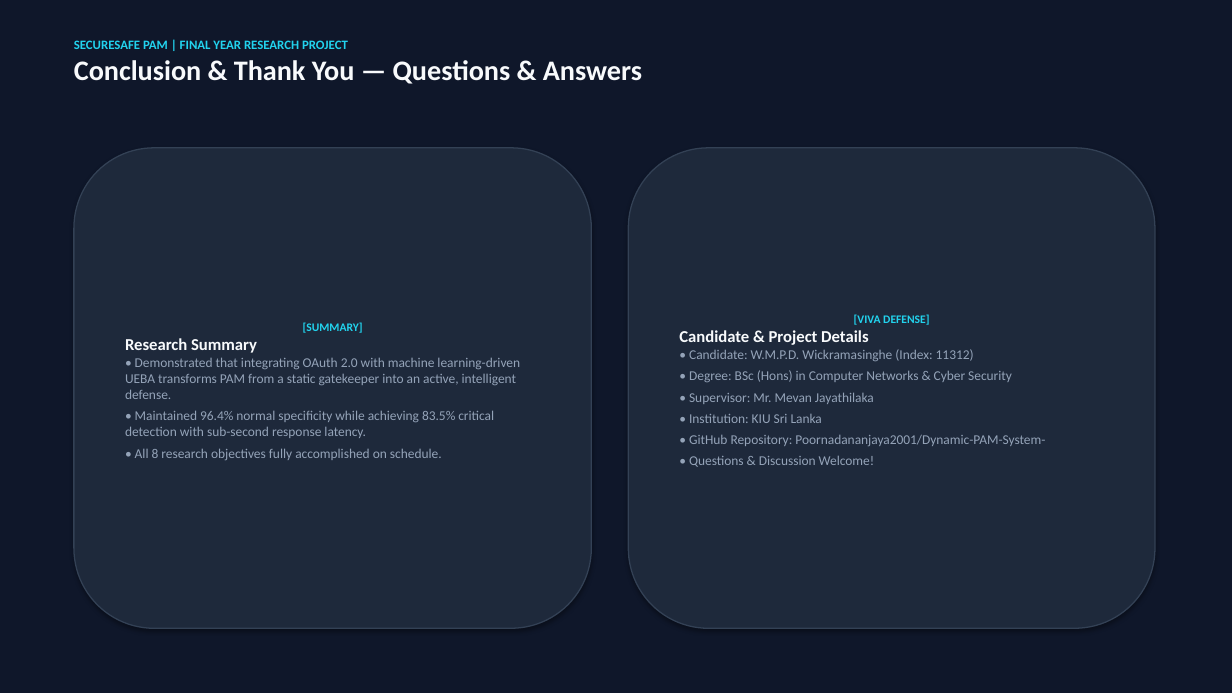
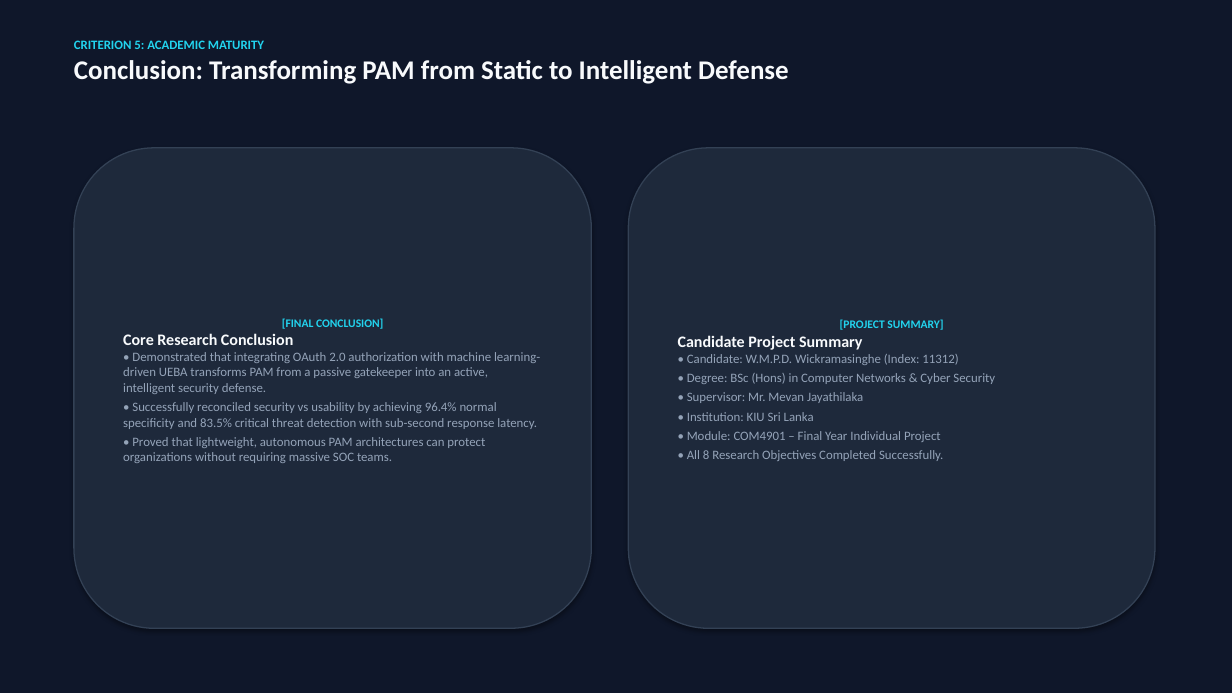
Before and after one commit to Poornadananjaya2001/Dynamic-PAM-System-, a slide deck: slide 25 of PRESENTATION_SLIDES_SECURESAFE_PAM.pptx (slide 20 before the commit). Drawn at 1232x693 pixels with LibreOffice and Linux fonts; fonts in the diff are those of the drawing. Boxes give left, top, right and bottom in pixels: in the first picture for what was removed or moved away, otherwise in the second. Text is boxed around its words. In the diff, an @@ line names an element or a change of style, - is before the commit and + after.

Commit message:
docs: update presentation slide deck (.pptx & .md) to explicitly align with all 5 Viva assessment criteria

```diff
--- a/PRESENTATION_SLIDES_SECURESAFE_PAM.pptx
+++ b/PRESENTATION_SLIDES_SECURESAFE_PAM.pptx
@@ text at (74,40,789,84): text changed; size 10 to 21 pt; text colour #22D3EE to #F8FAFC @@
-SECURESAFE PAM | FINAL YEAR RESEARCH PROJECT
-Conclusion & Thank You — Questions & Answers
+CRITERION 5: ACADEMIC MATURITY
+Conclusion: Transforming PAM from Static to Intelligent Defense
@@ text in rounded rectangle at (123,318,540,463): text changed; size 10.5 to 10 pt @@
-[SUMMARY]
-Research Summary
-• Demonstrated that integrating OAuth 2.0 with machine learning-driven UEBA transforms PAM from a static gatekeeper into an active, intelligent defense.
-• Maintained 96.4% normal specificity while achieving 83.5% critical detection with sub-second response latency.
-• All 8 research objectives fully accomplished on schedule.
+[FINAL CONCLUSION]
+Core Research Conclusion
+• Demonstrated that integrating OAuth 2.0 authorization with machine learning-driven UEBA transforms PAM from a passive gatekeeper into an active, intelligent security defense.
+• Successfully reconciled security vs usability by achieving 96.4% normal specificity and 83.5% critical threat detection with sub-second response latency.
+• Proved that lightweight, autonomous PAM architectures can protect organizations without requiring massive SOC teams.
@@ text in rounded rectangle at (678,319,943,350): text changed; size 13 to 12.5 pt @@
-[VIVA DEFENSE]
-Candidate & Project Details
+[PROJECT SUMMARY]
+Candidate Project Summary
@@ text in rounded rectangle at (687,354,995,421): size 10.5 to 10 pt in "• Candidate: W.M.P.D. Wickramasinghe (Index: 11312)", "• Degree: BSc (Hons) in Computer Networks ...", "• Supervisor: Mr. Mevan Jayathilaka", "• Institution: KIU Sri Lanka"; less space between paragraphs @@
@@ text in rounded rectangle at (687,431,943,461): text changed; size 10.5 to 10 pt @@
-• GitHub Repository: Poornadananjaya2001/Dynamic-PAM-System-
-• Questions & Discussion Welcome!
+• Module: COM4901 – Final Year Individual Project
+• All 8 Research Objectives Completed Successfully.
```
Also in this commit, not shown: 18 other slides changed, 7 slides added, 1 slide removed, 1 other file.
